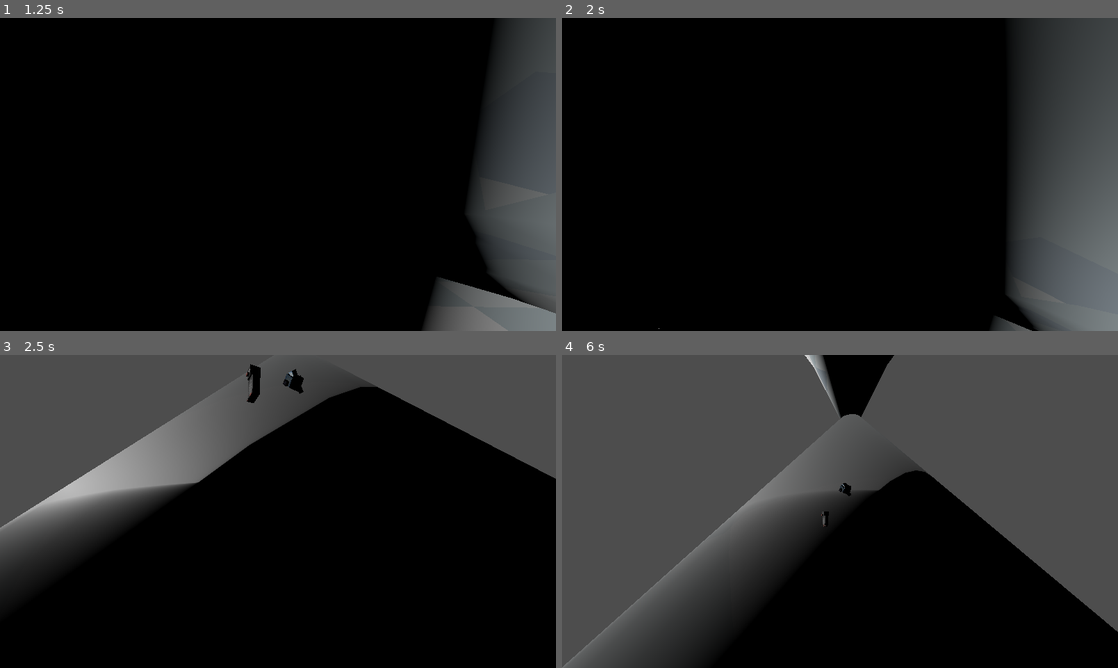
Above: before the commit, frames 1-4 (two rows, left to right).
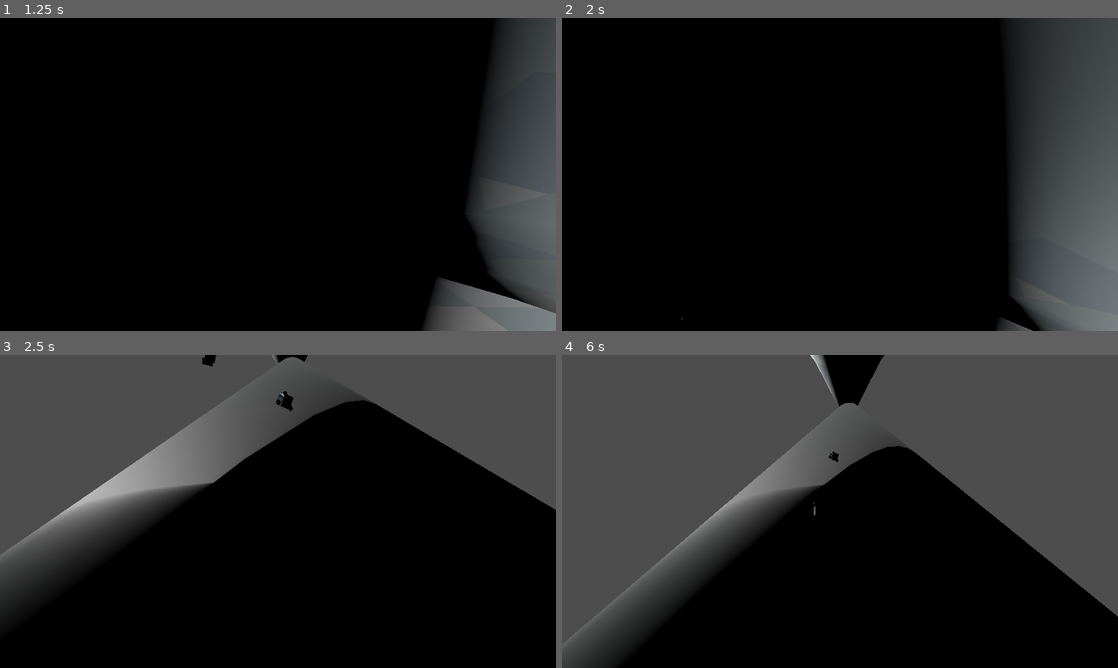
Above: after the commit, the same moments.

Repository: CodingBigTime/pencil-chisel-code-2023
Game: Godot game, scene res://scenes/main_menu.tscn
Same seed, same stepped clock (60 frames per second), same inputs: the game is played once before the commit and once after it.
Inputs (mouse positions are in pixels of both pictures, inside the frame that each line leads up to):
- Up to frame 1 (1.25 s): click (66, 155) at 0.5 s
- Up to frame 2 (2 s): hold D (right) from 1.28 s (still down)
- Up to frame 3 (2.5 s): release D (right) at 2.03 s; hold S (down) from 2.03 s (still down)
- Up to frame 4 (6 s): release S (down) at 2.78 s; hold D (right) 2.78-3.53 s; hold W (up) 3.53-4.28 s; hold A (left) 4.28-5.78 s; hold S (down) from 5.78 s (still down)

Frame 1 is identical in both runs. In frame 2, 0.1% of the frame differs, in the area x 17-86%, y 81-100%; in frame 3, 9.5%; in frame 4, 16%, in the area x 0-100%, y 0-100%.

Commit message:
Add player rotation.

Diff:
--- a/actors/player.gd
+++ b/actors/player.gd
@@ -2,8 +2,9 @@
 
 signal launch_weapon(weapon_name, launch_strength)
 
-const SPEED = 5.0
+const SPEED = 10.0
 const JUMP_VELOCITY = 4.5
+const LAUNCH_FORCE = 10
 
 # Get the gravity from the project settings to be synced with RigidBody nodes.
 var gravity = ProjectSettings.get_setting("physics/3d/default_gravity")
@@ -27,9 +28,9 @@
 		velocity.x = direction.x * SPEED
 		velocity.z = direction.z * SPEED
 	else:
-		velocity.x = lerp(velocity.x, 0.0, 0.1)
-		velocity.z = lerp(velocity.z, 0.0, 0.1)
-
+		var lerp_factor = 0.1 * delta * 100
+		velocity.x = lerp(velocity.x, 0.0, lerp_factor)
+		velocity.z = lerp(velocity.z, 0.0, lerp_factor)
 	# Move and slide
 	move_and_slide()
 
@@ -38,4 +39,4 @@
 		var collision = get_slide_collision(i)
 		var collider = collision.get_collider()
 		if collider.is_in_group("weapon"):
-			launch_weapon.emit(collider.get_parent().name, velocity * 3)
+			launch_weapon.emit(collider.get_parent().name, velocity * LAUNCH_FORCE)
